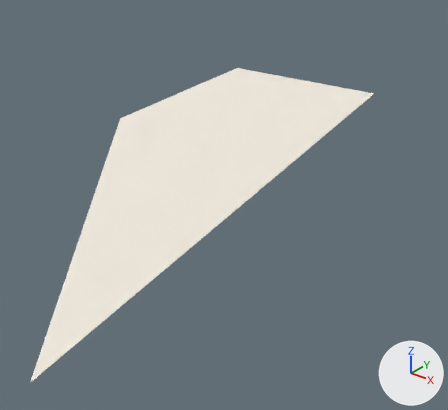
The glTF model assets/Nav.glb: old version first, new version second.
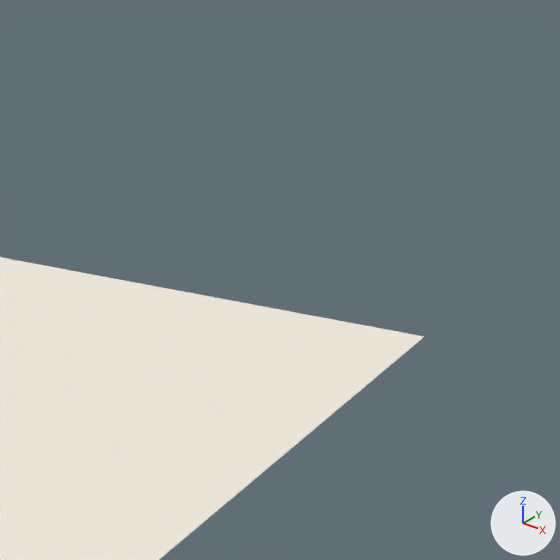
Each version is shown whole from a camera (50 mm lens) standing at (-4.32, -7.58, 1.82) and looking at (-8.56, -2.28, -1.47), then close up on the part from 57% to 92% of the width and 0% to 38% of the height. Lighting does not change. The marker at lower right points along +X, +Y and +Z. The last two pictures show the newer version. Where no turn or scale is listed for an object, it has been applied to the vertices.

Objects in the first close-up: 'Nav'.
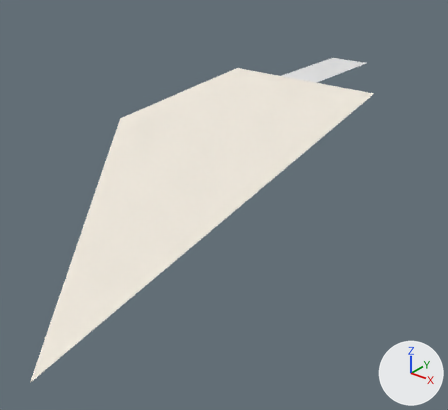
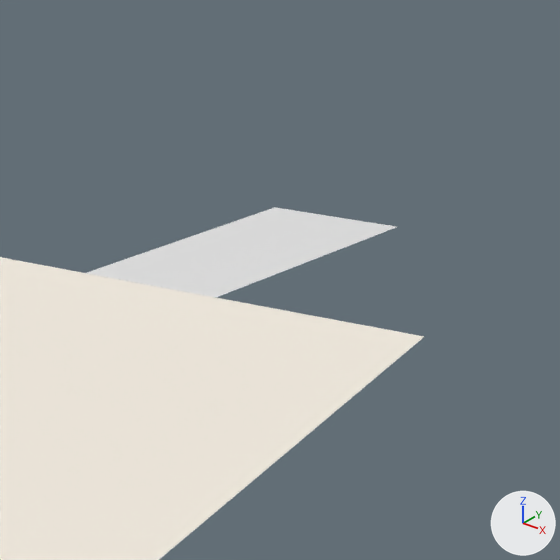
The newer file is also turned or shifted as a whole; pictures and numbers use the older file's frame.

The change in detail:
me_cube_020 is used by ob_nav; location (-8.963, -1.503, 0.02).
me_cube_020 had 10 vertices, 8 faces and spanned x -1.51..1.51, y -4.31..1.43, z -1.18..-0.45.
me_cube_020 now has 14 vertices, 10 faces and spans x -1.51..1.51, y -4.31..2.95, z -1.18..-0.45.
Part 1, on me_cube_020:
6 faces are deleted.
4 vertices are added at (-0.31, 1.43, -0.45), (0.3, 1.43, -0.45), (-0.31, 2.95, -0.45), (0.3, 2.95, -0.45).
2 new faces join them.
6 new faces join them, mat_ivory (white #f0e9dd).

Location of each change, [x1, y1, x2, y2] in pixels of the close-ups (560 x 560 px; the box of a moved part takes in the faces that stretch with it):
'Nav', reshaped: before [0, 257, 424, 560]; after [0, 207, 424, 560]
part 1 of me_cube_020, moved or reshaped: before [0, 257, 424, 378]; after [0, 207, 424, 378]
